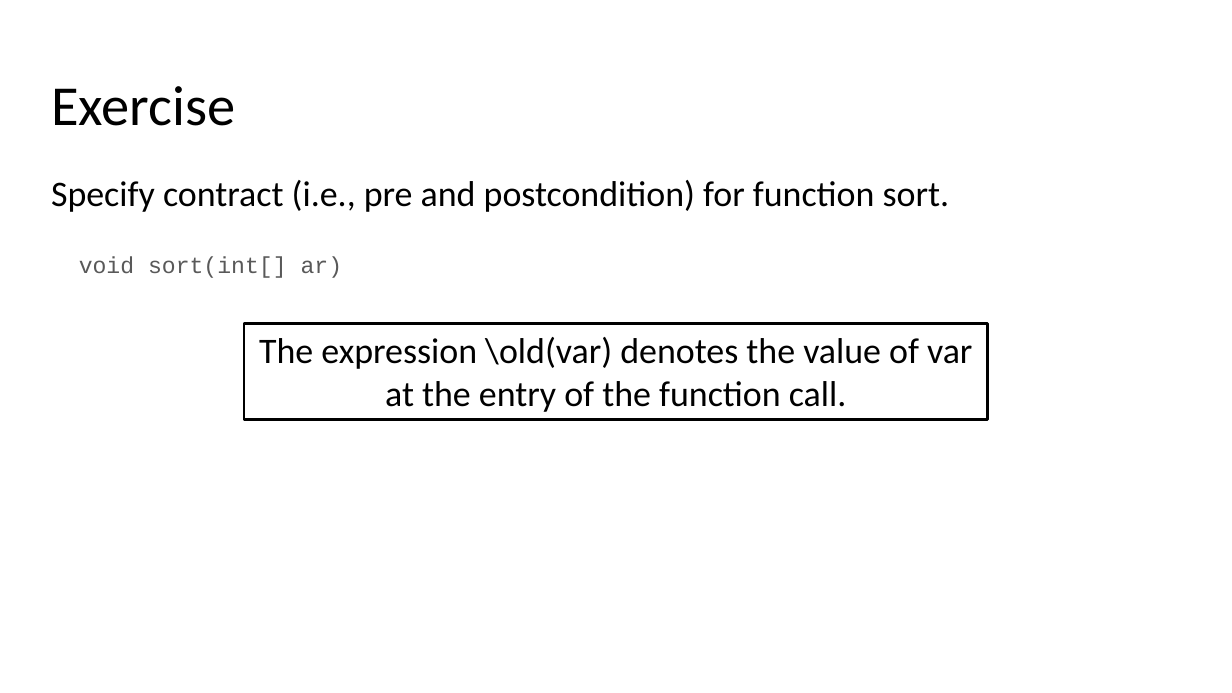
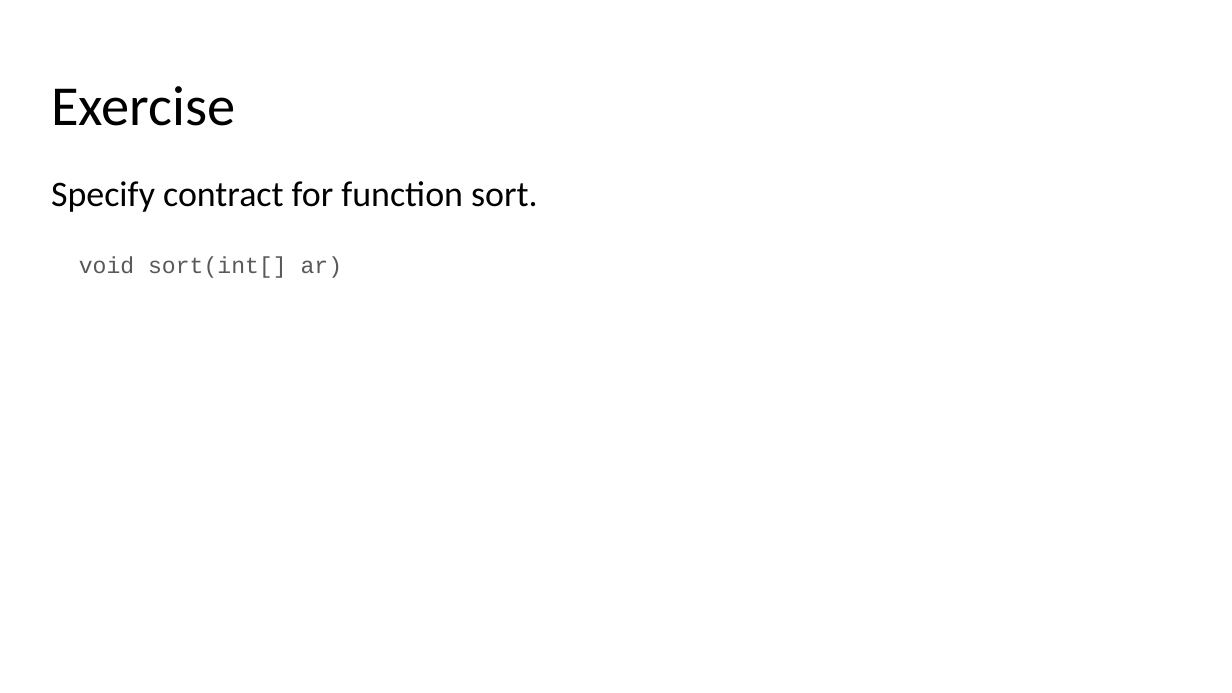
Before and after one commit to STAR-RG/testing-cin, a slide deck: slide 44 of testing-minicourse.pptx. Drawn at 1232x693 pixels with LibreOffice and Linux fonts; fonts in the diff are those of the drawing. Boxes give left, top, right and bottom in pixels: in the first picture for what was removed or moved away, otherwise in the second. Text is boxed around its words. In the diff, an @@ line names an element or a change of style, - is before the commit and + after.

```diff
--- a/testing-minicourse.pptx
+++ b/testing-minicourse.pptx
@@ text at [51,181,538,212]: text changed @@
-Specify contract (i.e., pre and postcondition) for function sort.
+Specify contract for function sort.
@@ rectangle removed at [244,323,988,420] @@
-The expression \old(var) denotes the value of var at the entry of the function call.
```
Also in this commit, not shown: 4 other slides changed, 1 slide removed.
